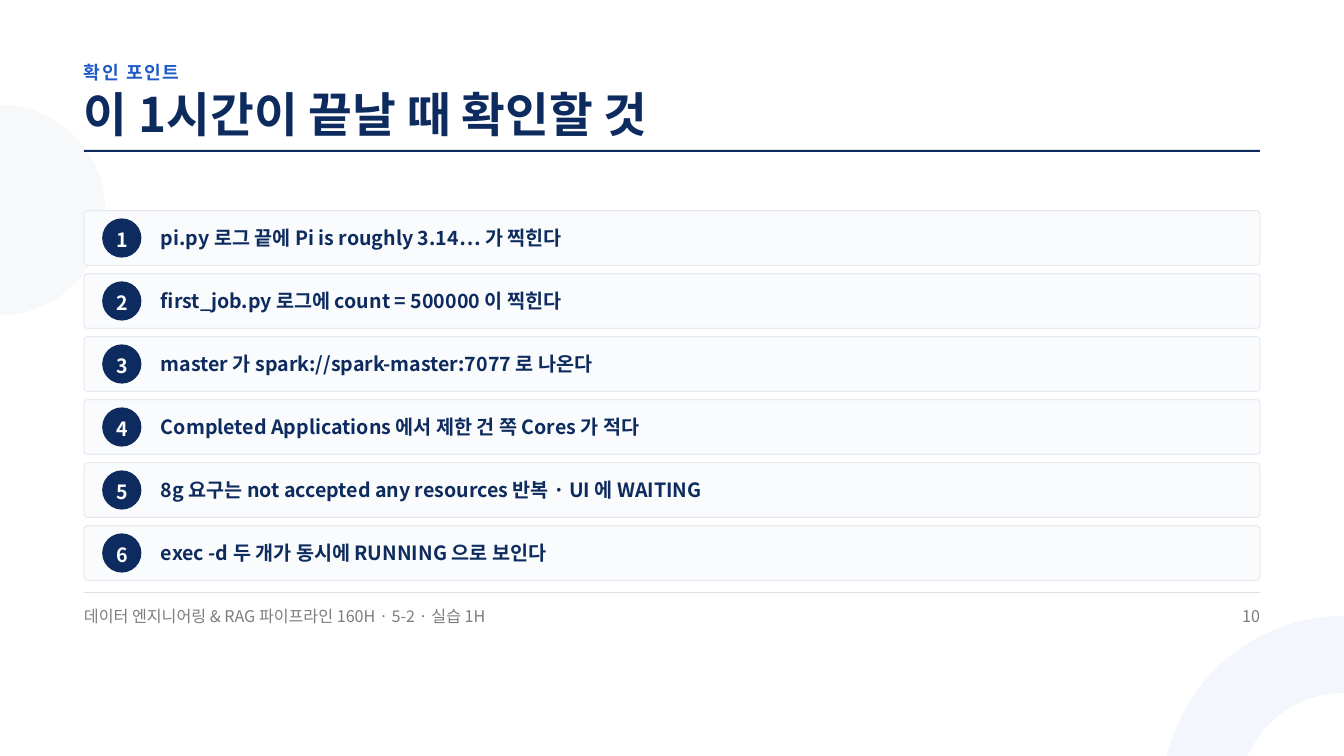
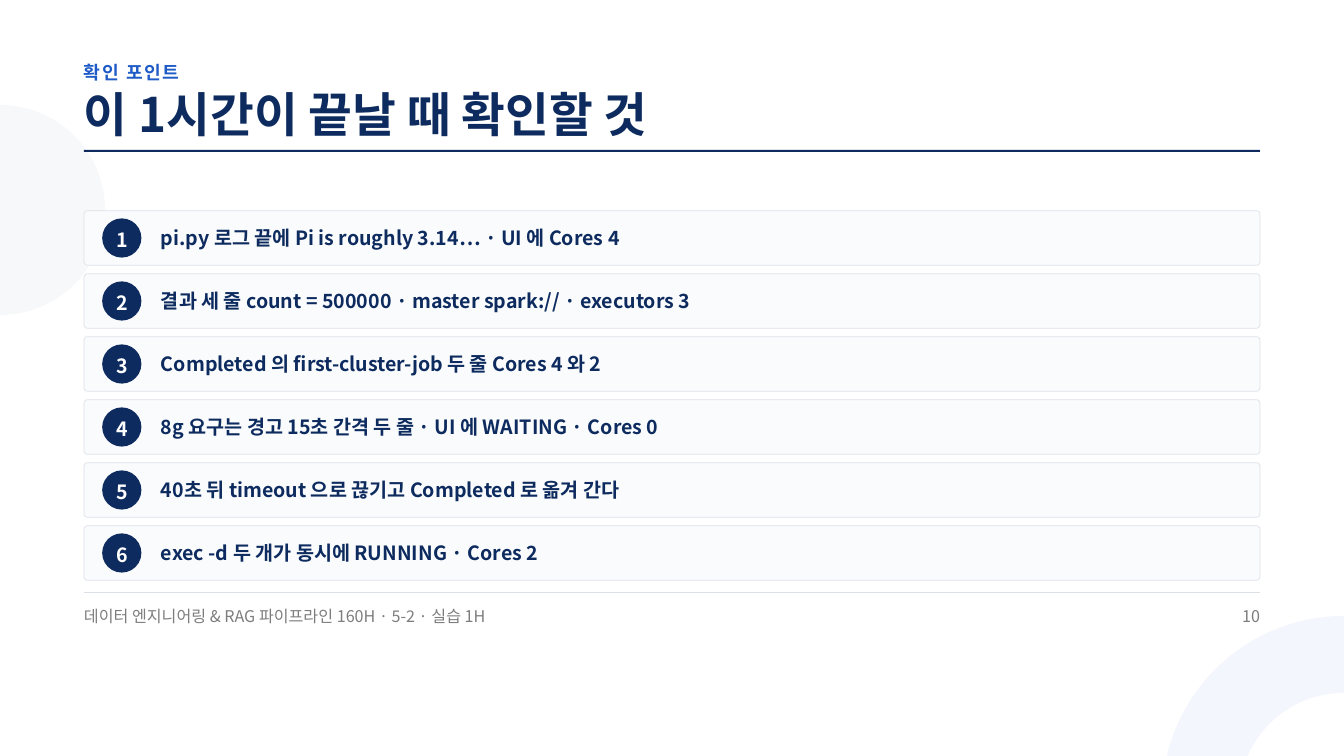
Before and after one commit to aebonlee/materials, a slide deck: slide 10 of data-eng/decks/w5d2s3.pptx. Drawn at 1344x756 pixels with LibreOffice and Linux fonts; fonts in the diff are those of the drawing. Boxes give left, top, right and bottom in pixels: in the first picture for what was removed or moved away, otherwise in the second. Text is boxed around its words. In the diff, an @@ line names an element or a change of style, - is before the commit and + after.

```diff
--- a/data-eng/decks/w5d2s3.pptx
+++ b/data-eng/decks/w5d2s3.pptx
@@ text at [161, 228, 620, 250]: text changed @@
-pi.py 로그 끝에 Pi is roughly 3.14… 가 찍힌다
+pi.py 로그 끝에 Pi is roughly 3.14… · UI 에 Cores 4
@@ text at [161, 291, 691, 313]: text changed @@
-first_job.py 로그에 count = 500000 이 찍힌다
+결과 세 줄 count = 500000 · master spark:// · executors 3
@@ text at [161, 354, 602, 376]: text changed @@
-master 가 spark://spark-master:7077 로 나온다
+Completed 의 first-cluster-job 두 줄 Cores 4 와 2
@@ text at [161, 417, 659, 439]: text changed @@
-Completed Applications 에서 제한 건 쪽 Cores 가 적다
+8g 요구는 경고 15초 간격 두 줄 · UI 에 WAITING · Cores 0
@@ text at [161, 480, 619, 502]: text changed @@
-8g 요구는 not accepted any resources 반복 · UI 에 WAITING
+40초 뒤 timeout 으로 끊기고 Completed 로 옮겨 간다
@@ text at [161, 543, 539, 562]: text changed @@
-exec -d 두 개가 동시에 RUNNING 으로 보인다
+exec -d 두 개가 동시에 RUNNING · Cores 2
```
Also in this commit, not shown: 9 other slides changed, 11 other files.
